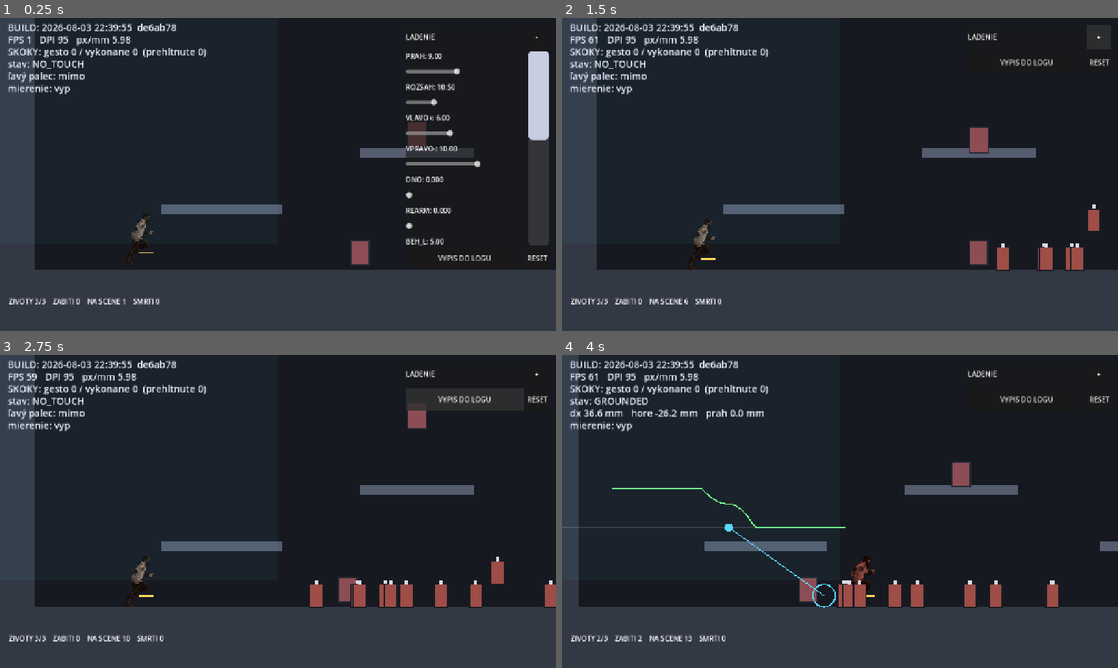
Above: before the commit, frames 1-4 (two rows, left to right).
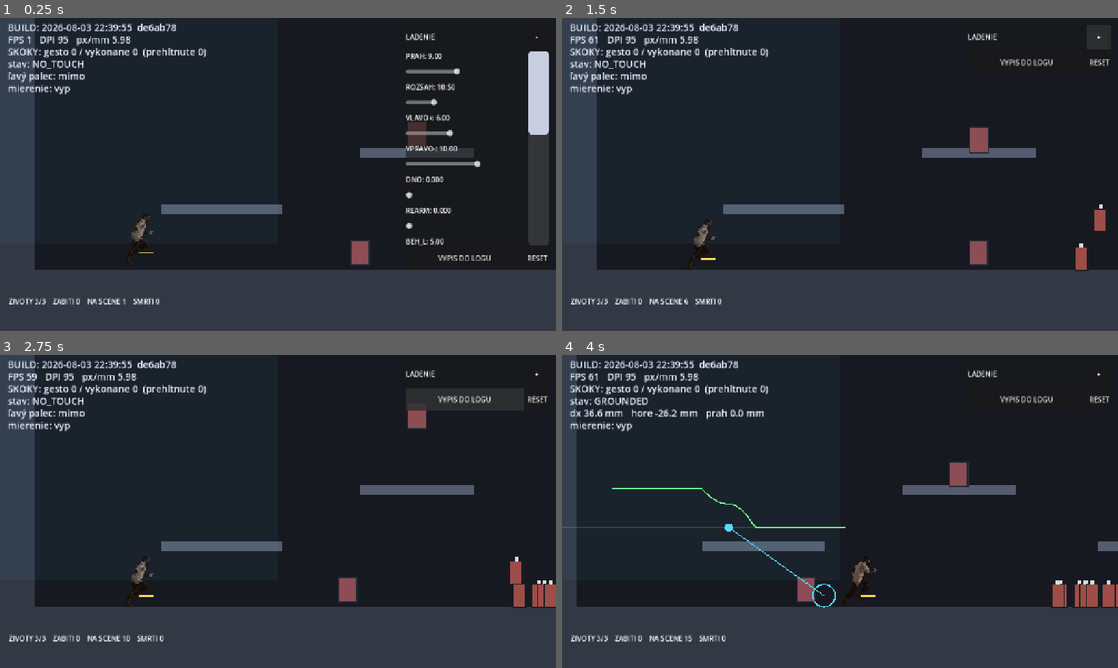
Above: after the commit, the same moments.

Repository: belispav/slavs
Game: Godot game, scene res://scenes/main.tscn
Two runs of this game, one before a commit and one after it. Both use one fixed random seed, a clock stepped at 60 frames per second and the inputs below.
Inputs (mouse positions are in pixels of both pictures, inside the frame that each line leads up to):
- Up to frame 1 (0.25 s): no input
- Up to frame 2 (1.5 s): click "VYPIS DO LOGU" at 0.5 s; click "-" at 1.25 s
- Up to frame 3 (2.75 s): click "VYPIS DO LOGU" at 2 s
- Up to frame 4 (4 s): tap Enter (ui_accept) at 2.75, 3.02 s; move the mouse to (962, 495) at 2.77 s; hold D 2.78-3.5 s; hold L 2.78-3.5 s; click (962, 495) at 2.92 s; tap R at 3.05 s; drag from (728, 527) to (823, 596) at 3.52 s

The runs differ from the first frame. In frame 1, less than 0.1% of the frame differs, in the area x 95-99%, y 36-40%; in frame 2, 0.7%; in frame 3, 1.7%; in frame 4, 2.4%, in the area x 2-100%, y 0-92%.

Commit message:
Free movement behind a toggle, and enemies can no longer get behind the player
Two things Pavel found on the phone, both about the same discomfort.

Enemies were running at the player, overshooting and turning back, because a
rusher simply moved toward the player's x. That put them on the left for half
their lives - the one place the design says a threat must never come from,
since the left thumb physically covers that third of the screen. Rushers now
close from the right and stop a short gap short, pressing rather than passing;
pushing against the player is the attack. A hard limit applied after movement
keeps every enemy right of the player whatever else happens, and it slides
rather than blocks, so a crowd spreads along the line instead of stacking.

Free movement is the larger question: platforms and jumping read as at odds
with the dumb-shooter feeling the game is going for. It is built as a toggle
rather than a decision - left thumb on both axes, no gravity, no jump - because
the aiming change an hour ago showed the answer arrives in a minute of play and
not at all in discussion. Vertical travel is slower than horizontal on purpose;
depth is for dodging, not for crossing ground.

Worth noting what it would buy: six of the ten sliders exist to serve the jump
flick, and free movement uses none of them. The design already called for
gravity-free levels, so this code was needed regardless of which wins.

Diff:
--- a/volya/config/control_config.tres
+++ b/volya/config/control_config.tres
@@ -33,3 +33,7 @@
 ; and the shot never happened.
 move_zone_width = 0.5
 move_zone_bottom = 0.28
+; Free movement is OFF by default: it is a prototype to be compared against
+; jumping on the phone, not a decision yet. Toggle it in the panel.
+free_movement = false
+free_move_y_ratio = 0.62
--- a/volya/scripts/control_config.gd
+++ b/volya/scripts/control_config.gd
@@ -131,6 +131,25 @@
 @export_range(0.2, 0.8, 0.01) var move_zone_width: float = 0.5
 @export_range(0.0, 0.6, 0.01) var move_zone_bottom: float = 0.28
 
+## Free movement: the left thumb drives both axes and there is no gravity and
+## no jump. The character walks around the field instead of running along a
+## floor, the way a beat-em-up does.
+##
+## Worth trying because the jump is the most complicated thing in the project -
+## six of the ten sliders exist to serve it - and the design already calls for
+## levels with no gravity at all. If free movement is the better game, that
+## whole subsystem stops being needed.
+##
+## Enemies still come only from the right either way. That is not about the
+## genre, it is about the hand: the left thumb physically covers the left third
+## of the screen, so a threat arriving from there cannot be seen.
+@export var free_movement: bool = false
+
+## Vertical travel in free movement, as a fraction of the horizontal speed.
+## Below 1.0 the field feels wider than it is tall, which is how the genre
+## usually plays - the depth axis is for dodging, not for crossing ground.
+@export_range(0.2, 1.0, 0.05) var free_move_y_ratio: float = 0.62
+
 
 ## The arc threshold curve, in millimetres (SPEC B2). Asymmetric by design.
 ## Everything is relative to reach_mm, so the shape scales with the player's
--- a/volya/scripts/debug_overlay.gd
+++ b/volya/scripts/debug_overlay.gd
@@ -150,6 +150,14 @@
 	aim_mode.toggled.connect(func(on: bool) -> void:
 		Touch.config.aim_from_character = on)
 
+	var free_mode := CheckButton.new()
+	free_mode.text = "VOLNY POHYB (bez skoku)"
+	free_mode.custom_minimum_size = Vector2(0, 56)
+	free_mode.button_pressed = Touch.config.free_movement
+	rows.add_child(free_mode)
+	free_mode.toggled.connect(func(on: bool) -> void:
+		Touch.config.free_movement = on)
+
 	var buttons := HBoxContainer.new()
 	vb.add_child(buttons)
 
@@ -249,6 +257,8 @@
 		"aim_origin_min_mm       = %s" % c.aim_origin_min_mm,
 		"move_zone_width         = %s" % c.move_zone_width,
 		"move_zone_bottom        = %s" % c.move_zone_bottom,
+		"free_movement           = %s" % c.free_movement,
+		"free_move_y_ratio       = %s" % c.free_move_y_ratio,
 		"gest / vykonane         = %d / %d" % [Touch.jump_count, Touch.jumps_performed],
 		"dpi = %s   px_per_mm = %s" % [Touch.raw_dpi, Touch.px_per_mm],
 		"===============================",
--- a/volya/scripts/enemy.gd
+++ b/volya/scripts/enemy.gd
@@ -88,7 +88,12 @@
 
 
 func _physics_process(delta: float) -> void:
-	if not is_on_floor():
+	var free: bool = Touch.config.free_movement
+
+	if free:
+		# No floor to stand on, so no gravity. Depth is just another axis.
+		velocity.y = 0.0
+	elif not is_on_floor():
 		velocity.y = minf(velocity.y + Tuning.ENEMY_GRAVITY * delta, 1800.0)
 	else:
 		velocity.y = 0.0
@@ -96,11 +101,12 @@
 	if target != null:
 		match kind:
 			Kind.RUSHER:
-				_think_rusher()
+				_think_rusher(free)
 			Kind.THROWER:
-				_think_thrower(delta)
+				_think_thrower(delta, free)
 
 	move_and_slide()
+	_stay_right_of_player()
 	# Redraw ONLY while the hit flash is fading. Moving a Node2D does not need
 	# a redraw, and 34 pointless redraws per frame cost real frame time on a
 	# phone — which shows up as the controls feeling sticky.
@@ -109,12 +115,37 @@
 		queue_redraw()
 
 
-func _think_rusher() -> void:
-	var dir: float = signf(target.global_position.x - global_position.x)
-	velocity.x = dir * Tuning.RUSHER_SPEED
+## Hard floor on how far left an enemy may be. Applied after moving, so nothing
+## can slip past through a collision push or a fast frame.
+##
+## Sliding along this line rather than being stopped by it is deliberate: an
+## enemy that reaches the player keeps its vertical movement, so a crowd
+## presses in and spreads out instead of stacking into one point.
+func _stay_right_of_player() -> void:
+	if target == null:
+		return
+	var limit: float = target.global_position.x + Tuning.ENEMY_KEEP_RIGHT_MARGIN
+	if global_position.x < limit:
+		global_position.x = limit
+		velocity.x = maxf(velocity.x, 0.0)
 
 
-func _think_thrower(delta: float) -> void:
+func _think_rusher(free: bool) -> void:
+	var to_target: Vector2 = target.global_position - global_position
+
+	# Close in from the right and stop short. Pressing against the player is
+	# the attack; there is nothing to gain from running past.
+	if to_target.x < Tuning.ENEMY_STOP_GAP:
+		velocity.x = move_toward(velocity.x, 0.0, Tuning.RUSHER_SPEED * 6.0)
+	else:
+		velocity.x = -Tuning.RUSHER_SPEED
+
+	if free:
+		velocity.y = signf(to_target.y) * Tuning.RUSHER_SPEED * 0.6 \
+			if absf(to_target.y) > 8.0 else 0.0
+
+
+func _think_thrower(delta: float, free: bool) -> void:
 	var to_target: Vector2 = target.global_position - global_position
 	var dist: float = absf(to_target.x)
 	var dir: float = signf(to_target.x)
@@ -126,6 +157,10 @@
 		velocity.x = -dir * Tuning.THROWER_SPEED
 	else:
 		velocity.x = move_toward(velocity.x, 0.0, Tuning.THROWER_SPEED * 4.0 * delta)
+
+	if free:
+		velocity.y = signf(to_target.y) * Tuning.THROWER_SPEED * 0.5 \
+			if absf(to_target.y) > 24.0 else 0.0
 
 	_throw_cd -= delta
 	if _throw_cd <= 0.0 and dist < Tuning.THROWER_RANGE:
--- a/volya/scripts/player.gd
+++ b/volya/scripts/player.gd
@@ -149,6 +149,26 @@
 
 
 func _physics_process(delta: float) -> void:
+	if Touch.config.free_movement:
+		_move_free(delta)
+	else:
+		_move_platform(delta)
+
+	_iframes = maxf(_iframes - delta, 0.0)
+	move_and_slide()
+
+	# Aiming from the character needs to know where the character actually is
+	# on screen, which only the character can say: the camera moves, so the
+	# world position alone is not enough.
+	Touch.aim_origin = get_global_transform_with_canvas().origin
+
+	_update_aim(delta)
+	_update_sprite()
+	queue_redraw()
+
+
+## Run and jump along a floor. The F1 behaviour.
+func _move_platform(delta: float) -> void:
 	var ix: float = _move_axis()
 
 	var accel: float = Tuning.AIR_ACCEL
@@ -162,18 +182,26 @@
 		_coyote = maxf(_coyote - delta, 0.0)
 		velocity.y = minf(velocity.y + Tuning.GRAVITY * delta, Tuning.MAX_FALL_SPEED)
 
-	_iframes = maxf(_iframes - delta, 0.0)
 	_consume_jump_buffer(delta)
-	move_and_slide()
-
-	# Aiming from the character needs to know where the character actually is
-	# on screen, which only the character can say: the camera moves, so the
-	# world position alone is not enough.
-	Touch.aim_origin = get_global_transform_with_canvas().origin
-
-	_update_aim(delta)
-	_update_sprite()
-	queue_redraw()
+
+
+## Walk the field on both axes. No gravity, no jump, no floor.
+##
+## Vertical travel is deliberately slower than horizontal: the depth axis is
+## for dodging, not for crossing ground, and a field that moves as fast
+## vertically as horizontally reads as floating rather than walking.
+func _move_free(delta: float) -> void:
+	var wish: Vector2 = _move_vector()
+	wish.y *= Touch.config.free_move_y_ratio
+
+	var accel: float = Tuning.GROUND_DECEL if wish.is_zero_approx() \
+		else Tuning.GROUND_ACCEL
+	var goal: Vector2 = wish * Tuning.RUN_SPEED
+	velocity.x = move_toward(velocity.x, goal.x, accel * delta)
+	velocity.y = move_toward(velocity.y, goal.y, accel * delta)
+
+	_coyote = 0.0
+	_jump_buffer = 0.0
 
 
 # ---------------------------------------------------------------- input ---
@@ -195,6 +223,24 @@
 	return Touch.move_x
 
 
+## Both axes, for free movement. On a keyboard W and S drive depth instead of
+## jumping, since there is nothing to jump over.
+func _move_vector() -> Vector2:
+	if _use_keyboard:
+		var kv := Vector2.ZERO
+		if Input.is_physical_key_pressed(KEY_A) or Input.is_physical_key_pressed(KEY_LEFT):
+			kv.x -= 1.0
+		if Input.is_physical_key_pressed(KEY_D) or Input.is_physical_key_pressed(KEY_RIGHT):
+			kv.x += 1.0
+		if Input.is_physical_key_pressed(KEY_W) or Input.is_physical_key_pressed(KEY_UP):
+			kv.y -= 1.0
+		if Input.is_physical_key_pressed(KEY_S) or Input.is_physical_key_pressed(KEY_DOWN):
+			kv.y += 1.0
+		if kv != Vector2.ZERO:
+			return kv.normalized()
+	return Touch.move_vec
+
+
 func _keyboard_aim() -> Vector2:
 	var v := Vector2.ZERO
 	if Input.is_physical_key_pressed(KEY_J):
@@ -242,7 +288,11 @@
 
 	# Only a run cycle exists so far. Standing still holds a frame rather than
 	# running on the spot; a real idle animation replaces this later.
-	if absf(velocity.x) > Tuning.PLAYER_ANIM_MIN_SPEED:
+	# Speed is taken from both axes: in free movement, walking straight up the
+	# field is still walking and should not freeze the sprite.
+	var speed: float = velocity.length() if Touch.config.free_movement \
+		else absf(velocity.x)
+	if speed > Tuning.PLAYER_ANIM_MIN_SPEED:
 		if not _sprite.is_playing():
 			_sprite.play()
 	elif _sprite.is_playing():
--- a/volya/scripts/touch_controller.gd
+++ b/volya/scripts/touch_controller.gd
@@ -26,6 +26,10 @@
 ## Where on screen the character is, reported by the player every frame. Only
 ## used when config.aim_from_character is on. Vector2.INF means "not known yet".
 var aim_origin: Vector2 = Vector2.INF
+
+## Both axes of the left thumb. Only meaningful when config.free_movement is on;
+## move_x stays the single source of truth for walking left and right.
+var move_vec: Vector2 = Vector2.ZERO
 var left_state: int = LeftState.NO_TOUCH
 ## Gestures that crossed the threshold.
 var jump_count: int = 0
@@ -90,6 +94,7 @@
 	right_index = -1
 	left_state = LeftState.NO_TOUCH
 	move_x = 0.0
+	move_vec = Vector2.ZERO
 	aim_active = false
 	move_input.emit(0.0)
 	aim_input.emit(aim_dir, false)
@@ -170,6 +175,7 @@
 	left_pos = pos
 	left_state = LeftState.GROUNDED_INPUT
 	move_x = 0.0
+	move_vec = Vector2.ZERO
 	move_input.emit(0.0)
 
 
@@ -192,6 +198,7 @@
 		left_index = -1
 		left_state = LeftState.NO_TOUCH
 		move_x = 0.0
+		move_vec = Vector2.ZERO
 		move_input.emit(0.0)
 	elif index == right_index:
 		right_index = -1
@@ -211,6 +218,10 @@
 # ------------------------------------------------- left thumb (SPEC B2) ----
 
 func _update_left() -> void:
+	if config.free_movement:
+		_update_left_free()
+		return
+
 	var dx_mm: float = left_dx_mm()
 	var up_mm: float = left_up_mm()
 	var threshold: float = jump_threshold_mm(dx_mm)
@@ -232,6 +243,37 @@
 		air_steer.emit(move_x)
 
 
+## The left thumb as a plain two-axis stick.
+##
+## No jump gesture, so no threshold arc, no hysteresis and no state machine -
+## the six sliders that exist to serve the flick are all unused here. Vertical
+## deflection uses the same dead zone and saturation as running right, because
+## up and down are symmetrical for the thumb in a way that left and right are
+## not.
+func _update_left_free() -> void:
+	var dx_mm: float = left_dx_mm()
+	var dy_mm: float = (left_pos.y - left_anchor.y) / px_per_mm
+
+	var x: float = _run_axis(dx_mm)
+	var y: float = _axis(dy_mm, config.run_saturation_right_mm)
+
+	move_vec = Vector2(x, y)
+	if move_vec.length() > 1.0:
+		move_vec = move_vec.normalized()
+
+	move_x = move_vec.x
+	left_state = LeftState.GROUNDED_INPUT
+	move_input.emit(move_x)
+
+
+func _axis(value_mm: float, saturation_mm: float) -> float:
+	var mag: float = absf(value_mm)
+	if mag <= config.run_deadzone_mm:
+		return 0.0
+	var span: float = maxf(saturation_mm - config.run_deadzone_mm, 0.1)
+	return signf(value_mm) * clampf((mag - config.run_deadzone_mm) / span, 0.0, 1.0)
+
+
 func _run_axis(dx_mm: float) -> float:
 	var mag: float = absf(dx_mm)
 	if mag <= config.run_deadzone_mm:
--- a/volya/scripts/tuning.gd
+++ b/volya/scripts/tuning.gd
@@ -50,6 +50,17 @@
 const ENEMY_GRAVITY: float = 2200.0
 const ENEMY_CONTACT_DAMAGE: int = 1
 
+## How close a rusher presses before it stops. Pushing against the player IS
+## its attack, so the gap is small.
+const ENEMY_STOP_GAP: float = 26.0
+
+## Enemies never move to the LEFT of the player. That is not a difficulty
+## choice, it is forced by the hand: the left thumb covers the left third of
+## the screen, so a threat arriving from there cannot be seen. Rushers used to
+## run at the player, overshoot and turn back, which meant they spent half
+## their time in exactly that blind area.
+const ENEMY_KEEP_RIGHT_MARGIN: float = 8.0
+
 ## Rushers are chaff. One hit, large numbers — the point is mowing, not duelling.
 const RUSHER_HP: int = 1
 const RUSHER_SPEED: float = 230.0
Not shown, changed: CLAUDE.md
